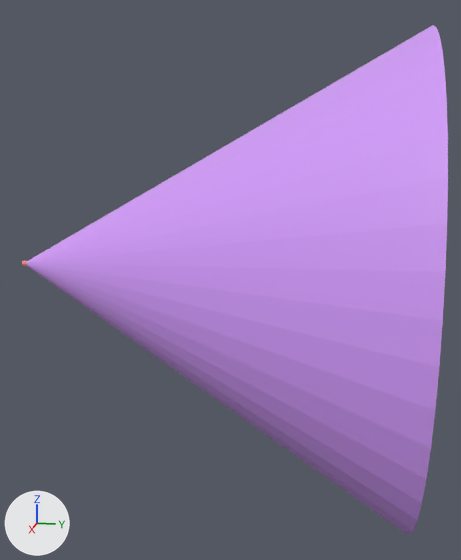
An edit to the glTF model models/non.glb, drawn before and after from the same camera.
Rendered twice from a 50 mm lens placed at (1.22, -0.106, 0.29), pointed at (-0.006, -0.351, -0.016). Lighting does not change. The marker at lower left points along +X, +Y and +Z. The first picture is the older version. Where no turn or scale is listed for an object, it has been applied to the vertices.

The first picture shows 'geometry_0'.
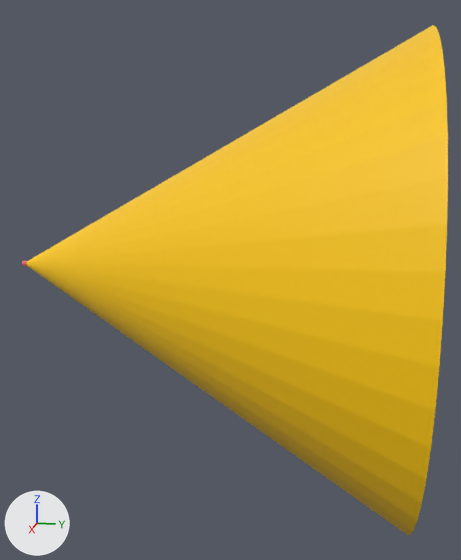
Changed parts and their boxes (x1, y1, x2, y2) in the pictures (461 x 560 px):
part 1 of me_geometry_0, recoloured (purple to yellow): (26, 25, 448, 535) in both

The edits, one by one:
me_geometry_0 has 50 vertices, 96 faces and spans x -0.45..0.45, y -0.8..0.0, z -0.45..0.45.
me_geometry_0 is used by ob_geometry_0; location (0.0, 0.0, 0.0).
me_geometry_0 part 1: 96 faces centred in x -0.299..0.299, y -0.267..0.0, z -0.299..0.299 are repainted in the vertex colours; the middle colour goes from purple #d49cfb to yellow #ffcb00.
